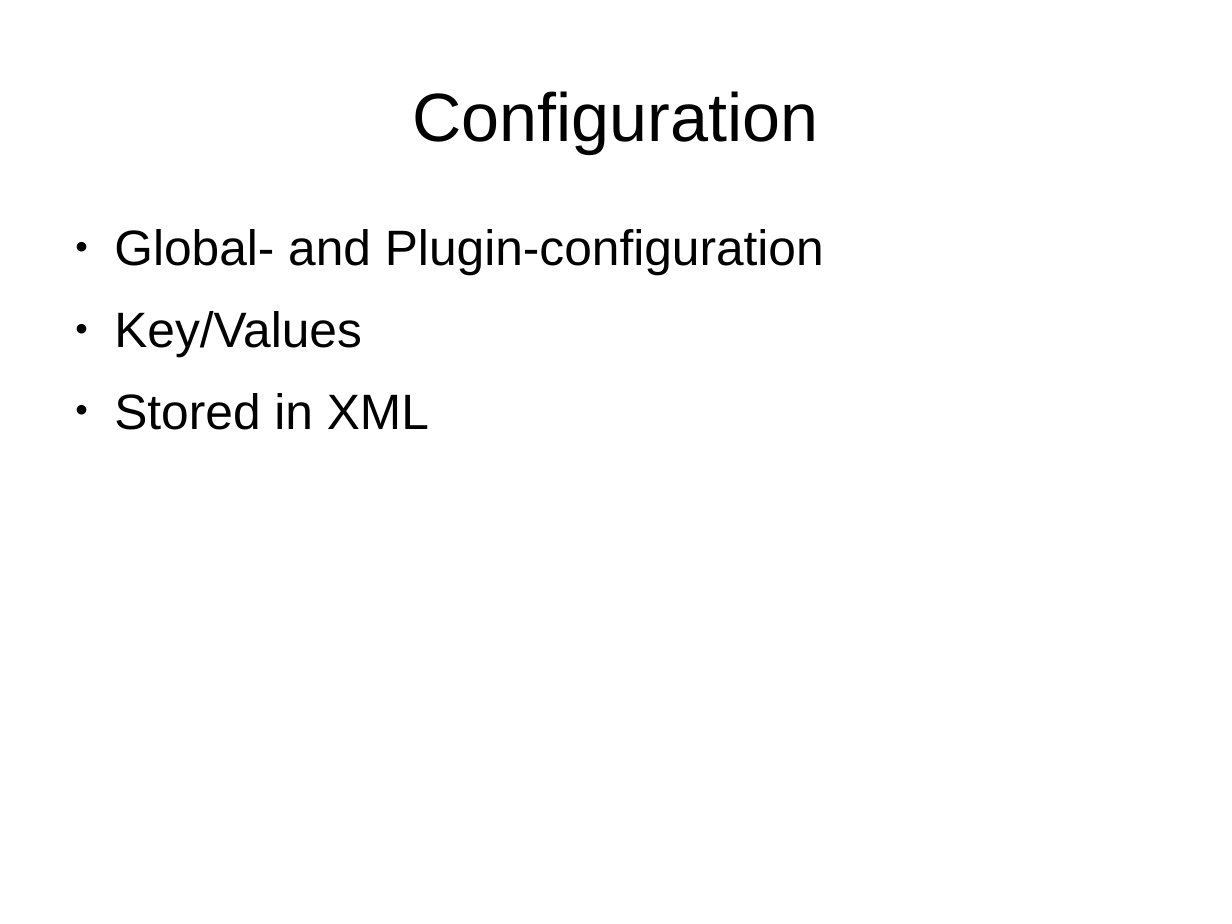
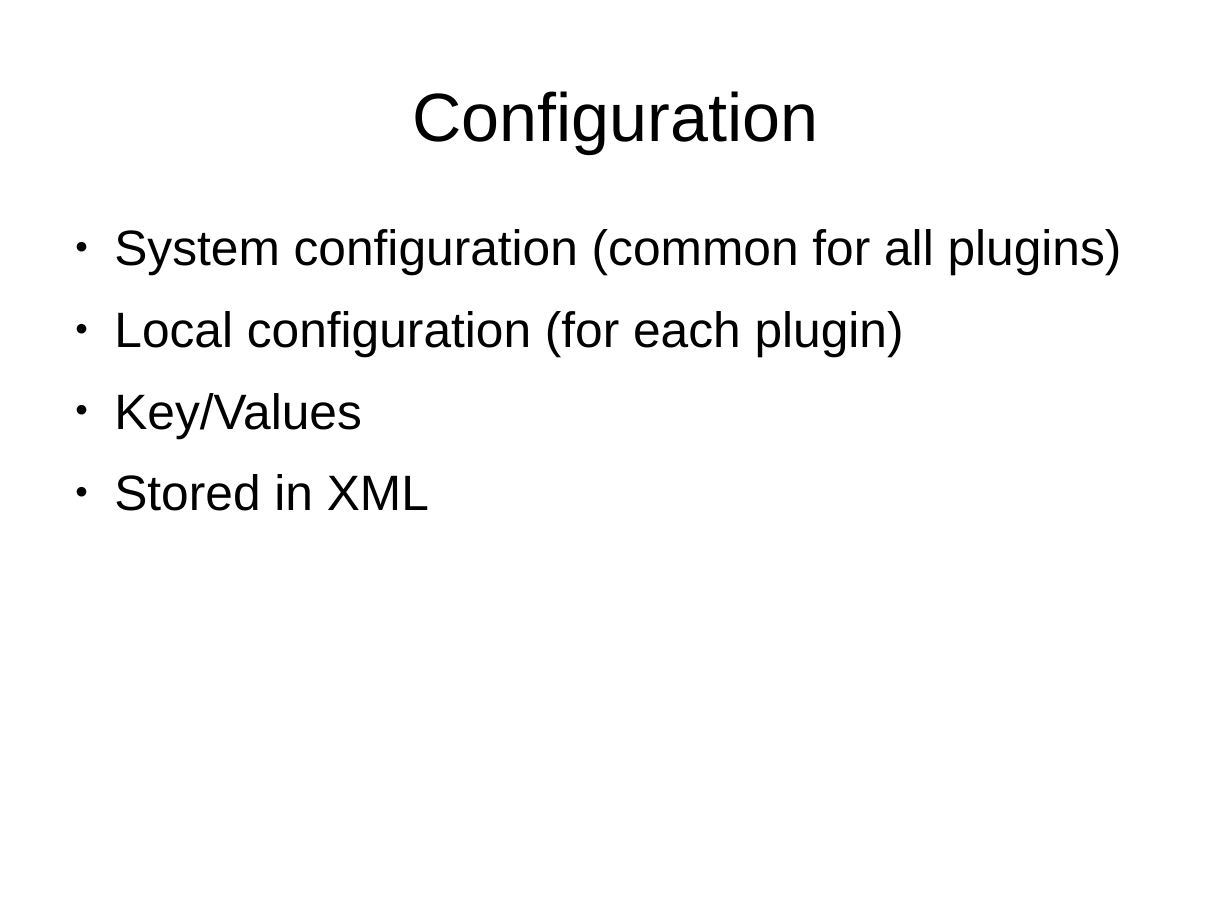
Before and after one commit to norddjurs/NDK-Framework, a slide deck: slide 4 of NDK Framework.odp (slide 3 before the commit). Drawn at 1232x924 pixels with LibreOffice and Linux fonts; fonts in the diff are those of the drawing. Boxes give left, top, right and bottom in pixels: in the first picture for what was removed or moved away, otherwise in the second. Text is boxed around its words. In the diff, an @@ line names an element or a change of style, - is before the commit and + after.

```diff
--- a/NDK Framework.odp
+++ b/NDK Framework.odp
@@ text at box(114, 229, 1122, 357): text changed @@
-● Global- and Plugin-configuration
+● System configuration (common for all plugins)
+● Local configuration (for each plugin)
```
Also in this commit, not shown: 2 other slides changed, 1 slide added, 10 other files.
